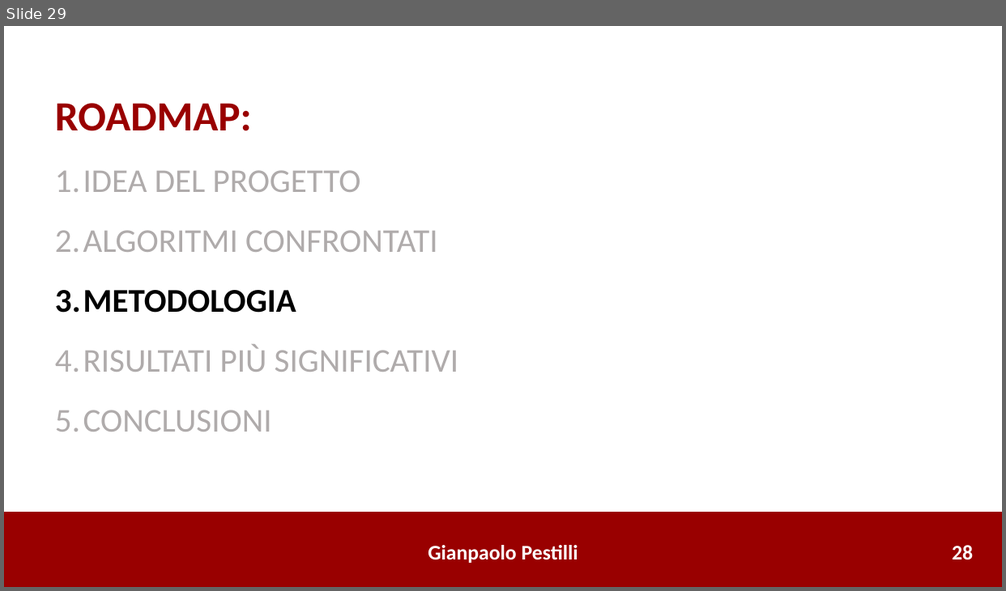
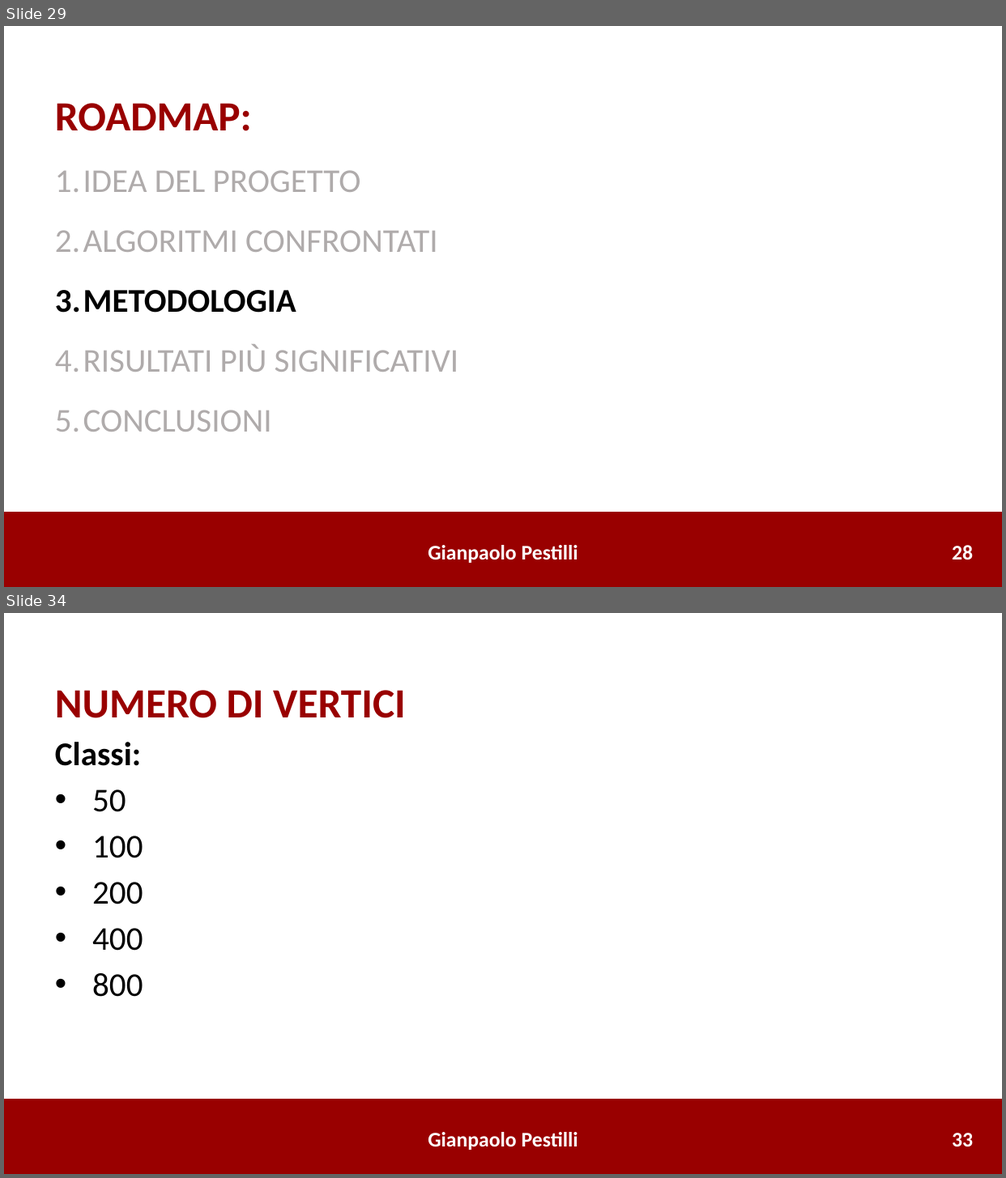
Before and after one commit to gianpaolo-pestilli/amod_project, a slide deck: Risultati_0386492.pptx. Shown one above the other, each under a label of ours: slide 29 before the commit, slides 29 and 34 after it; the slides between them are not shown. The pictures are 1006x591 and 1006x1178 pixels, drawn with LibreOffice and Linux fonts; fonts in the diff are those of the drawing. Boxes give left, top, right and bottom in pixels: in the first picture for what was removed or moved away, otherwise in the second. Text is boxed around its words. In the diff, an @@ line names an element or a change of style, - is before the commit and + after.

```diff
--- a/Risultati_0386492.pptx
+++ b/Risultati_0386492.pptx
@@ slide 34 added at bbox=[4, 613, 1002, 1174], background #FFFFFF @@
@@ text added at bbox=[55, 690, 406, 997], 32 pt, text #000000, bold @@
+NUMERO DI VERTICI
+Classi:
+• 50
+• 100
+• 200
+• 400
+• 800
@@ rectangle added at bbox=[4, 1099, 1002, 1174], fill #990000, outline #990000 1 pt @@
@@ text added at bbox=[428, 1132, 578, 1150], 20 pt, text #FFFFFF, bold @@
+Gianpaolo Pestilli
@@ text added at bbox=[952, 1133, 973, 1147], 20 pt, text #FFFFFF, bold @@
+33
```
Also in this commit, not shown: 30 other slides added, 3 other files.
